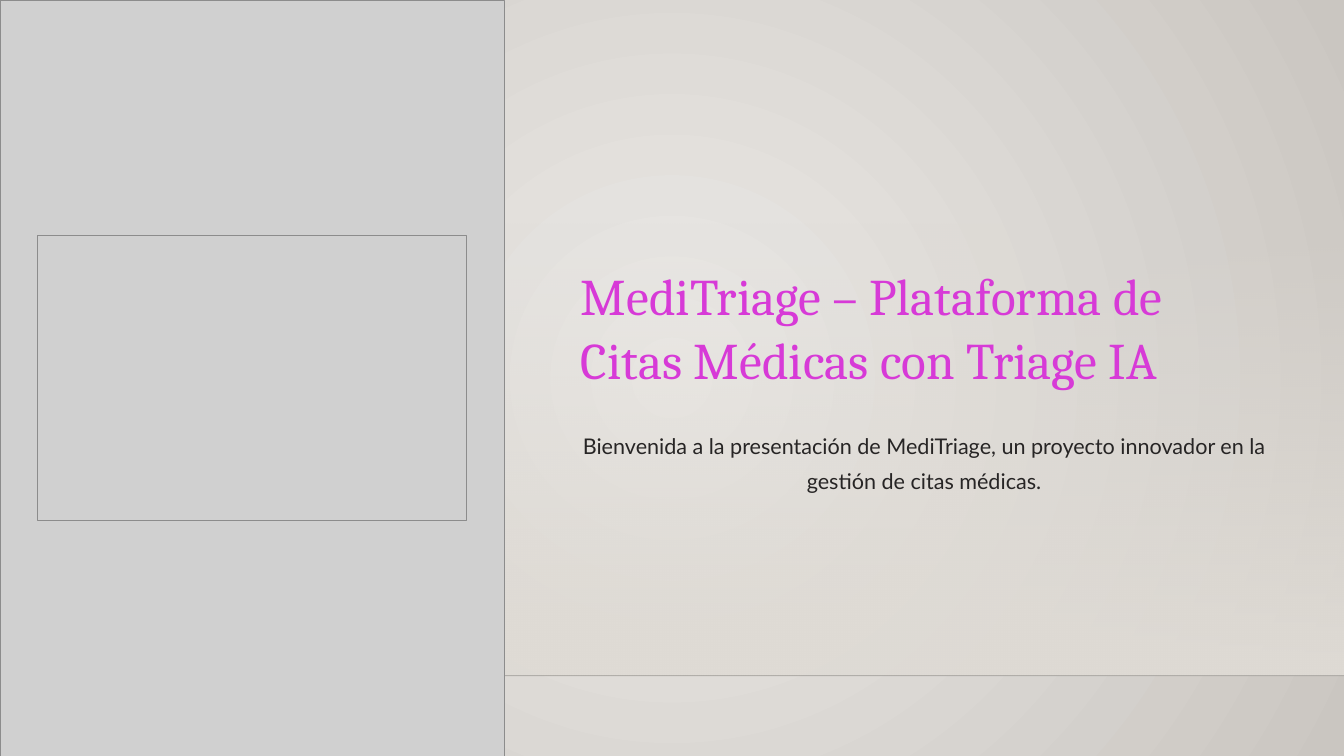
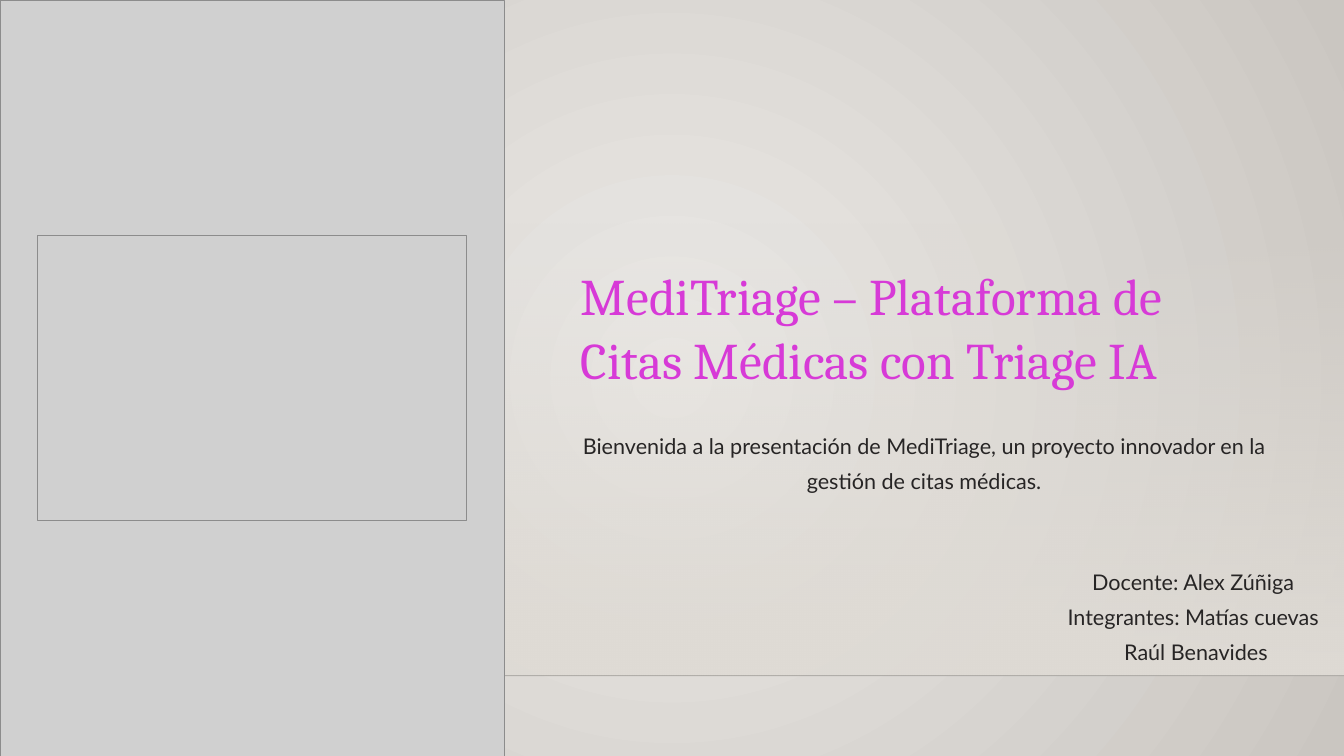
Before and after one commit to MRCuevasCarreno/MediTriage, a slide deck: slide 1 of Fase 1/Evidencias Grupales/MediTriage.pptx. Drawn at 1344x756 pixels with LibreOffice and Linux fonts; fonts in the diff are those of the drawing; grey boxes stand for pictures; background and template pictures are left out. Boxes give left, top, right and bottom in pixels: in the first picture for what was removed or moved away, otherwise in the second. Text is boxed around its words. In the diff, an @@ line names an element or a change of style, - is before the commit and + after.

```diff
--- a/Fase 1/Evidencias Grupales/MediTriage.pptx
+++ b/Fase 1/Evidencias Grupales/MediTriage.pptx
@@ text added at [1068, 574, 1318, 660], 18.5 pt, text #272525 @@
+Docente: Alex Zúñiga
+Integrantes: Matías cuevas
+Raúl Benavides
```
Also in this commit, not shown: 7 other slides changed, 4 slides added, 2 slides removed.
